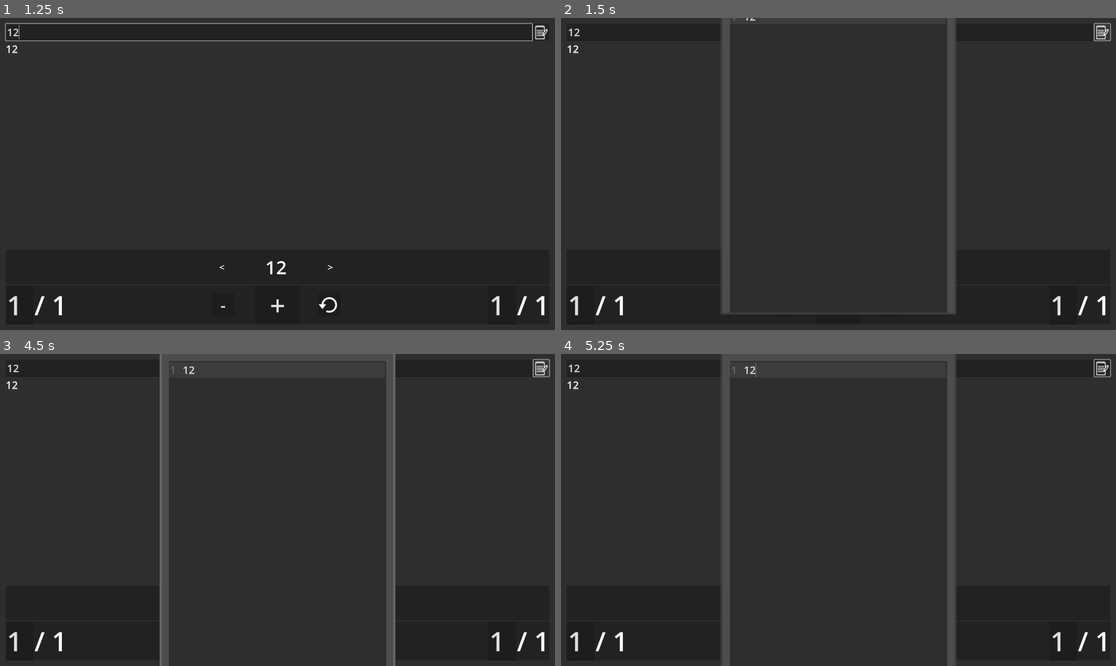
Above: before the commit, frames 1-4 (two rows, left to right).
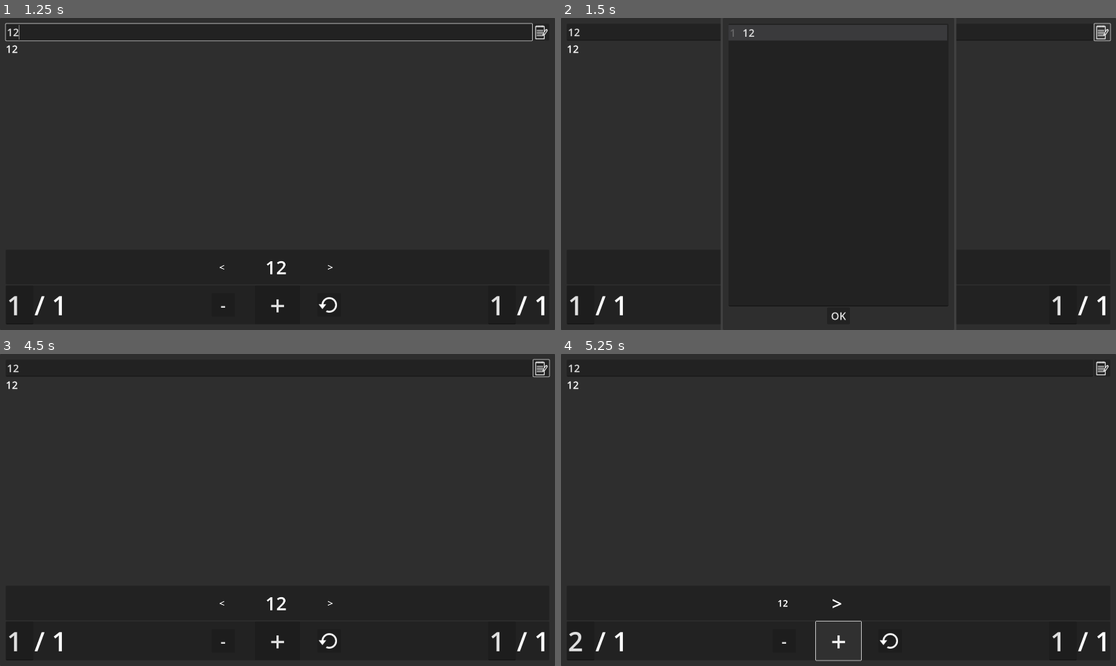
Above: after the commit, the same moments.

Repository: FlynnD273/CrochetCounter
Game: Godot game, scene res://main.tscn
The game is run twice, just before and just after one commit, with the same random seed, the same clock (stepped at 60 frames per second) and the same inputs.
Inputs (mouse positions are in pixels of both pictures, inside the frame that each line leads up to; where the layout moved, square brackets give the same spot in the first picture):
- Up to frame 1 (1.25 s): click (266, 33) at 0.52 s; type "12" at 0.6 s
- Up to frame 2 (1.5 s): click (1104, 33) at 1.25 s
- Up to frame 3 (4.5 s): click (327, 641) at 2 s; click (327, 641) at 2.75 s; click (327, 641) at 3.5 s; click (277, 650) [543, 369] at 4.25 s
- Up to frame 4 (5.25 s): click "+" at 5 s

Frame 1 is identical in both runs. In frame 2, 2.6% of the frame differs, in the area x 28-72%, y 0-99%; in frame 3, 6.1%, in the area x 28-72%, y 0-100%; in frame 4, 5.8%.

Commit message:
Fix popup and parse X's better

Diff:
--- a/main.tscn
+++ b/main.tscn
@@ -242,8 +242,7 @@
 [connection signal="row_changed" from="." to="MarginContainer/VBoxContainer/PanelContainer/HBoxContainer/CurrentRow" method="row_changed"]
 [connection signal="rows_changed" from="." to="MarginContainer/VBoxContainer/PanelContainer/HBoxContainer/TotalRows" method="on_rows_changed"]
 [connection signal="stitches_changed" from="." to="MarginContainer/VBoxContainer/PanelContainer/HBoxContainer/TotalStitches" method="on_stitches_changed"]
-[connection signal="accepted" from="RowsDialog" to="." method="row_editor_closed"]
-[connection signal="accepted" from="RowsDialog" to="MarginContainer/VBoxContainer/PanelContainer/CenterContainer/Forward" method="grab_focus"]
+[connection signal="popup_hide" from="RowsDialog" to="." method="row_editor_closed"]
 [connection signal="text_changed" from="MarginContainer/VBoxContainer/HBoxContainer2/Row" to="." method="update_row"]
 [connection signal="text_submitted" from="MarginContainer/VBoxContainer/HBoxContainer2/Row" to="." method="update_row"]
 [connection signal="text_submitted" from="MarginContainer/VBoxContainer/HBoxContainer2/Row" to="MarginContainer/VBoxContainer/PanelContainer/CenterContainer/Forward" method="grab_focus" unbinds=1]
--- a/rows_dialog.tscn
+++ b/rows_dialog.tscn
@@ -3,26 +3,33 @@
 [ext_resource type="Theme" uid="uid://do2ed37wbrkem" path="res://theme.tres" id="1_w4ajc"]
 [ext_resource type="Script" uid="uid://dks3mef7jpr43" path="res://submit_rows.gd" id="2_6flfc"]
 
-[node name="RowsDialog" type="Window" node_paths=PackedStringArray("rows_input")]
+[node name="RowsDialog" type="Popup"]
 disable_3d = true
 oversampling_override = 1.0
 title = "Row Editor"
 position = Vector2i(0, 36)
 size = Vector2i(800, 1200)
+visible = true
+borderless = false
+min_size = Vector2i(50, 50)
 theme = ExtResource("1_w4ajc")
 script = ExtResource("2_6flfc")
-rows_input = NodePath("MarginContainer/VBoxContainer/CodeEdit")
 
-[node name="MarginContainer" type="MarginContainer" parent="."]
-offset_left = 4.0
-offset_top = 4.0
-offset_right = 796.0
-offset_bottom = 1196.0
+[node name="PanelContainer" type="PanelContainer" parent="."]
+anchors_preset = 15
+anchor_right = 1.0
+anchor_bottom = 1.0
+grow_horizontal = 2
+grow_vertical = 2
 
-[node name="VBoxContainer" type="VBoxContainer" parent="MarginContainer"]
+[node name="MarginContainer" type="MarginContainer" parent="PanelContainer"]
 layout_mode = 2
 
-[node name="CodeEdit" type="CodeEdit" parent="MarginContainer/VBoxContainer"]
+[node name="VBoxContainer" type="VBoxContainer" parent="PanelContainer/MarginContainer"]
+layout_mode = 2
+
+[node name="CodeEdit" type="CodeEdit" parent="PanelContainer/MarginContainer/VBoxContainer"]
+unique_name_in_owner = true
 layout_mode = 2
 size_flags_vertical = 3
 placeholder_text = "Type one row per line here..."
@@ -30,11 +37,12 @@
 highlight_current_line = true
 gutters_draw_line_numbers = true
 
-[node name="CenterContainer" type="CenterContainer" parent="MarginContainer/VBoxContainer"]
+[node name="CenterContainer" type="CenterContainer" parent="PanelContainer/MarginContainer/VBoxContainer"]
 layout_mode = 2
 
-[node name="Button" type="Button" parent="MarginContainer/VBoxContainer/CenterContainer"]
+[node name="Button" type="Button" parent="PanelContainer/MarginContainer/VBoxContainer/CenterContainer"]
 layout_mode = 2
-text = "OK"
+text = " OK "
 
-[connection signal="pressed" from="MarginContainer/VBoxContainer/CenterContainer/Button" to="." method="submit_rows"]
+[connection signal="popup_hide" from="." to="." method="update_manager"]
+[connection signal="pressed" from="PanelContainer/MarginContainer/VBoxContainer/CenterContainer/Button" to="." method="close"]
--- a/save_state.gd
+++ b/save_state.gd
@@ -3,19 +3,13 @@
 
 @export var curr_row_index: int = 0:
 	set(val):
-		if val == curr_row_index:
-			return
 		curr_row_index = val
 		emit_changed()
 @export var curr_stitch_index: int = 0:
 	set(val):
-		if val == curr_stitch_index:
-			return
 		curr_stitch_index = val
 		emit_changed()
 @export var rows: Array[String] = [""]:
 	set(val):
-		if val == rows:
-			return
 		rows = val
 		emit_changed()
--- a/stitch_manager.gd
+++ b/stitch_manager.gd
@@ -123,7 +123,7 @@
 		save.changed.connect(Debouncer.debounce_func(save_state))
 	rows = save.rows
 	row = save.curr_row_index
-	smooth_index = save.curr_stitch_index
+	set_stitch_index(save.curr_stitch_index)
 
 
 func next_stitch() -> void:
@@ -145,6 +145,12 @@
 	var strings := ["", ""]
 	var is_invalid := false
 	var add_single_stitch := func():
+		strings[0] = strings[0].strip_edges()
+		if strings[0] == "x":
+			strings[0] = ""
+		print("strings[0]: ", strings[0])
+		if strings[0].ends_with(" x"):
+			strings[0] = strings[0].substr(0, strings[0].length() - 2)
 		if strings[0] != "":
 			if strings[1] == "":
 				var p: BaseStitch = stack.pop_back()
@@ -173,8 +179,6 @@
 		is_invalid = true
 	for i in row_str.length():
 		var curr := row_str[i]
-		if curr == " ":
-			continue
 		match curr:
 			"(":
 				add_single_stitch.call()
@@ -190,7 +194,8 @@
 			"x" when i < row_str.length() - 1 and row_str[i + 1] == " ":
 				pass
 			"1", "2", "3", "4", "5", "6", "7", "8", "9", "0" when (
-				(i > 0 and row_str[i - 1] == " ") or strings[1] != ""
+				(i > 0 and (row_str[i - 1] == " " or strings[0].ends_with(" x")))
+				or strings[1] != ""
 			):
 				strings[1] += curr
 			",":
--- a/submit_rows.gd
+++ b/submit_rows.gd
@@ -1,15 +1,16 @@
 class_name RowEditPopup
-extends Window
+extends Popup
 
-signal accepted
-
-@export var rows_input: CodeEdit
+@onready var rows_input: CodeEdit = %CodeEdit
 
 var rows: Array[String]
 
 
-func submit_rows() -> void:
+func close() -> void:
+	popup_hide.emit()
+
+
+func update_manager() -> void:
 	rows.assign(rows_input.text.split("\n"))
 	rows = rows.filter(func(x): return x != "")
 	hide()
-	accepted.emit()
Not shown, changed: web/index.html
Not shown, changed: web/index.pck
Not shown, changed: web/index.service.worker.js
